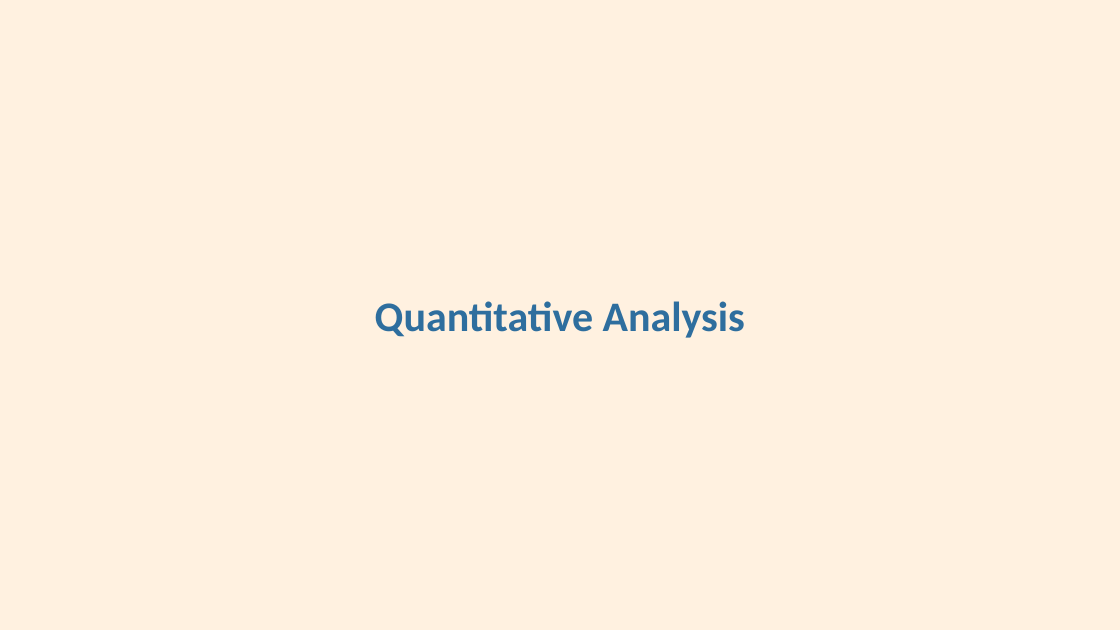
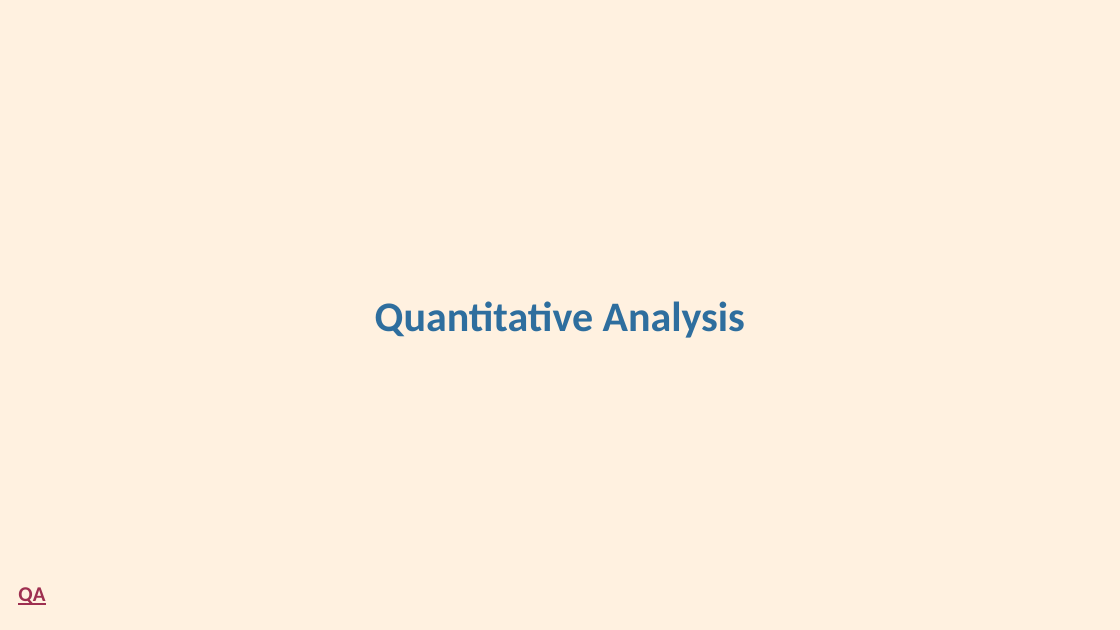
Before and after one commit to shouyang/Personal-Website, a slide deck: slide 10 of docs/FIn 422 Case Presentation - v.FINAL.pptx. Drawn at 1120x630 pixels with LibreOffice and Linux fonts; fonts in the diff are those of the drawing. Boxes give left, top, right and bottom in pixels: in the first picture for what was removed or moved away, otherwise in the second. Text is boxed around its words. In the diff, an @@ line names an element or a change of style, - is before the commit and + after.

```diff
--- a/docs/FIn 422 Case Presentation - v.FINAL.pptx
+++ b/docs/FIn 422 Case Presentation - v.FINAL.pptx
@@ text added at bbox=[18, 587, 45, 605], 18 pt, text #9E2F50, bold, underline @@
+QA
```
Also in this commit, not shown: 8 other slides changed, 4 slides added, 7 other files.
